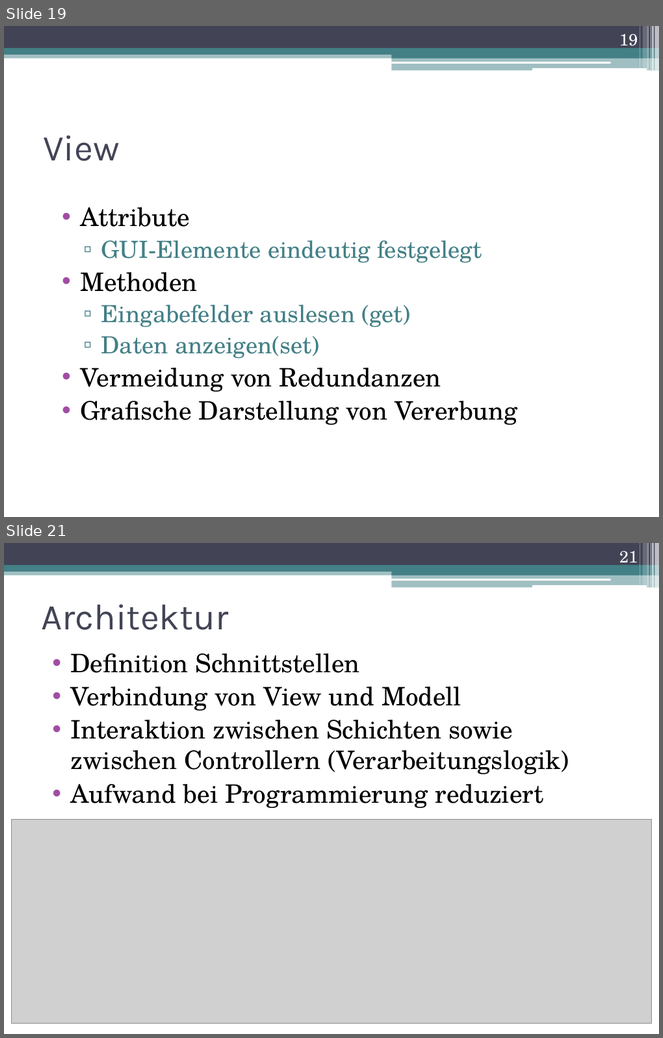
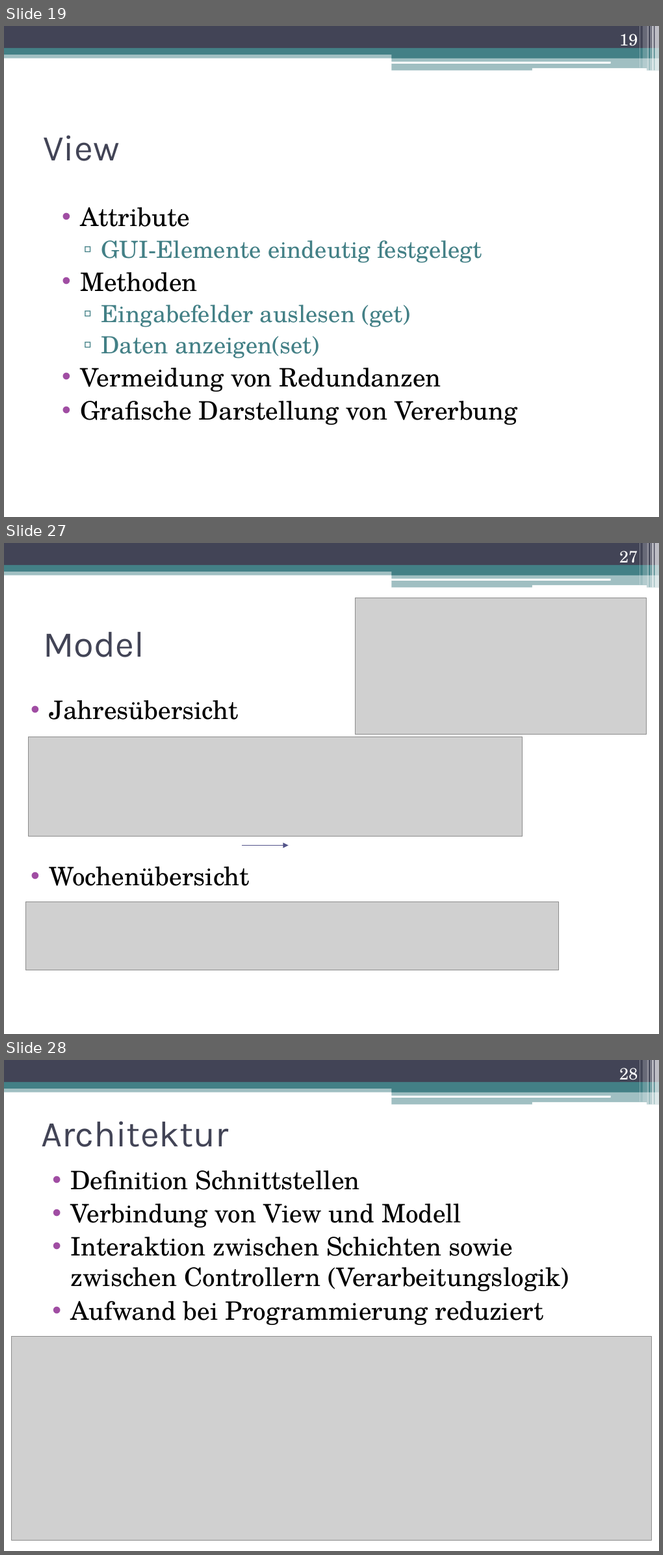
Before and after one commit to DanJoeHa/Fallstudie, a slide deck: Projektmanagement/Abschlusspräsentation.pptx. Shown one above the other, each under a label of ours: slides 19 and 21 before the commit, slides 19, 27 and 28 after it; the slides between them are not shown. The pictures are 663x1038 and 663x1555 pixels, drawn with LibreOffice and Linux fonts; fonts in the diff are those of the drawing; grey boxes stand for pictures. Boxes give left, top, right and bottom in pixels: in the first picture for what was removed or moved away, otherwise in the second. Text is boxed around its words. In the diff, an @@ line names an element or a change of style, - is before the commit and + after.

```diff
--- a/Projektmanagement/Abschlusspräsentation.pptx
+++ b/Projektmanagement/Abschlusspräsentation.pptx
@@ slide 27 added at [4,543,659,1034], background #FFFFFF; not listed: 13 template elements that a slide beside it also shows @@
@@ page number added at [620,551,638,568], 18 pt, text #FFFFFF @@
+27
@@ picture added at [355,598,647,734] @@
@@ title added at [43,632,144,657], 40 pt, text #424456 @@
+Model
@@ text added at [49,700,250,886], 28 pt, text #000000 @@
+• Jahresübersicht
+• Wochenübersicht
@@ picture added at [29,737,523,837] @@
@@ arrow added from (242, 846) to (288, 846), #53548A 0.75 pt @@
@@ picture added at [25,902,558,970] @@
@@ what was slide 21 is now slide 28 @@
@@ page number at [620,1068,638,1085]: text changed @@
-21
+28
```
Also in this commit, not shown: 2 slides changed, 6 other slides added.
